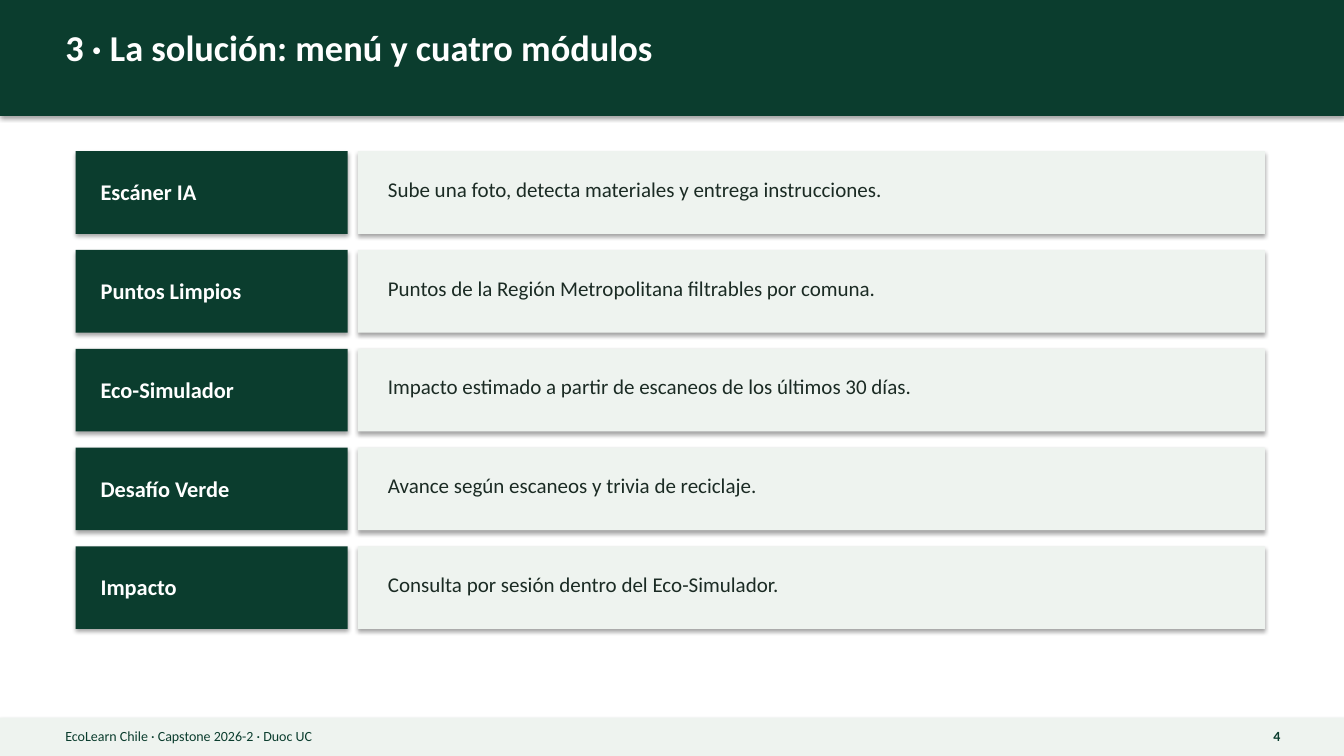
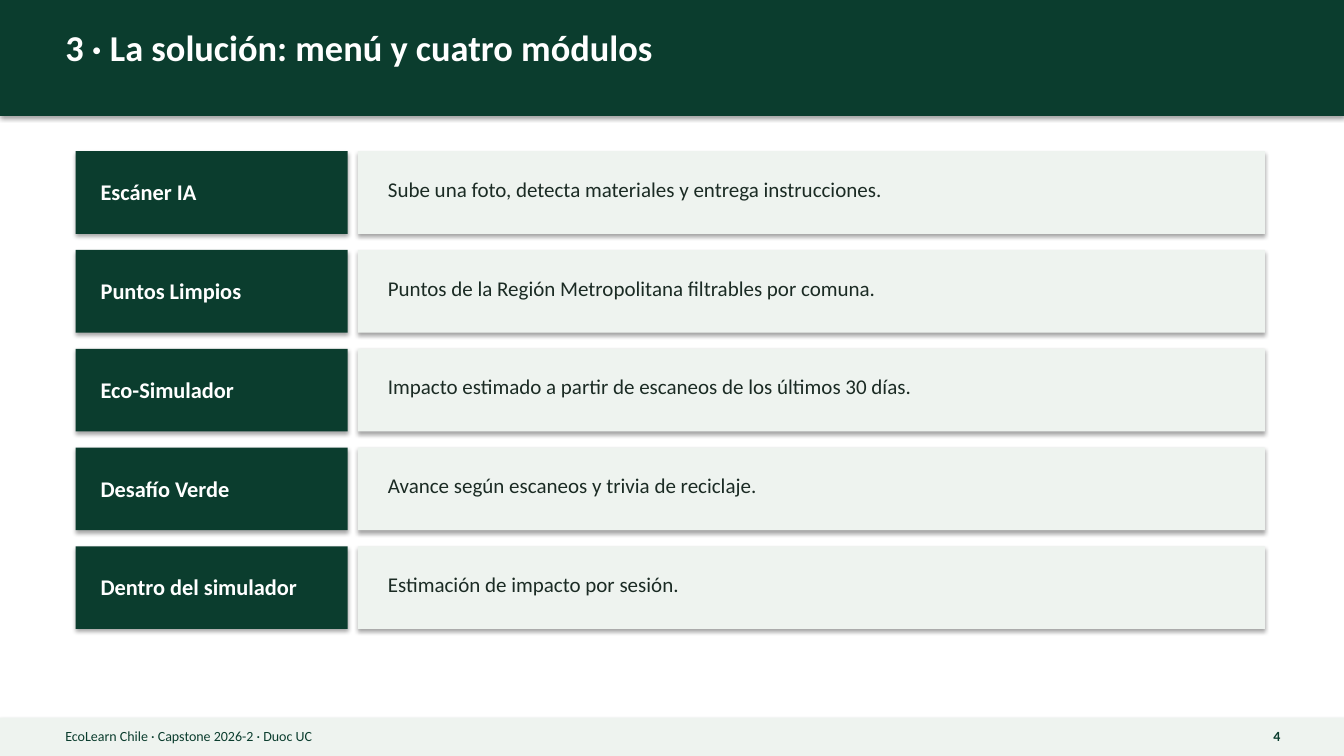
Before and after one commit to WiChanillao/Capstone_007, a slide deck: slide 4 of Fase 3/docs/presentacion/EcoLearn_Presentacion_Final_Fase3.pptx. Drawn at 1344x756 pixels with LibreOffice and Linux fonts; fonts in the diff are those of the drawing. Boxes give left, top, right and bottom in pixels: in the first picture for what was removed or moved away, otherwise in the second. Text is boxed around its words. In the diff, an @@ line names an element or a change of style, - is before the commit and + after.

```diff
--- a/Fase 3/docs/presentacion/EcoLearn_Presentacion_Final_Fase3.pptx
+++ b/Fase 3/docs/presentacion/EcoLearn_Presentacion_Final_Fase3.pptx
@@ text at bbox=[101, 579, 297, 595]: text changed @@
-Impacto
+Dentro del simulador
@@ text at bbox=[388, 577, 679, 596]: text changed @@
-Consulta por sesión dentro del Eco-Simulador.
+Estimación de impacto por sesión.
```
Also in this commit, not shown: 1 other slide changed.
